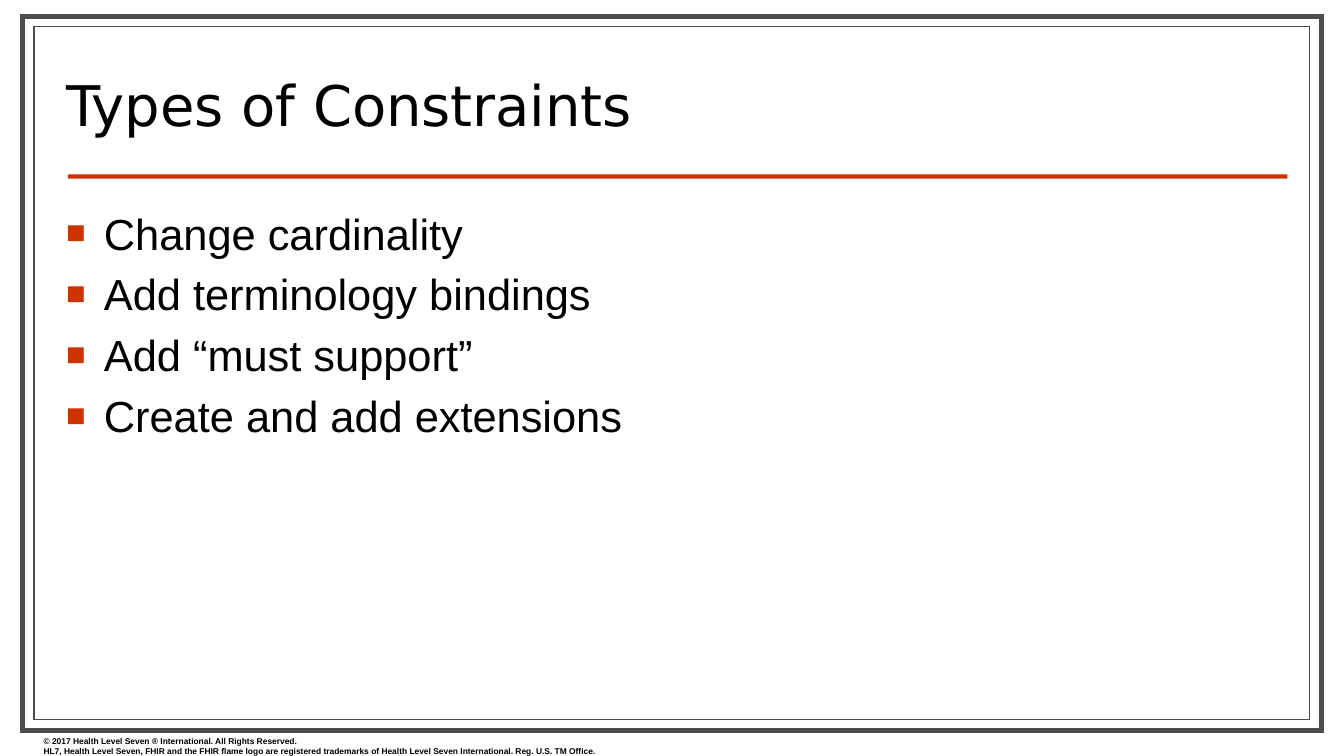
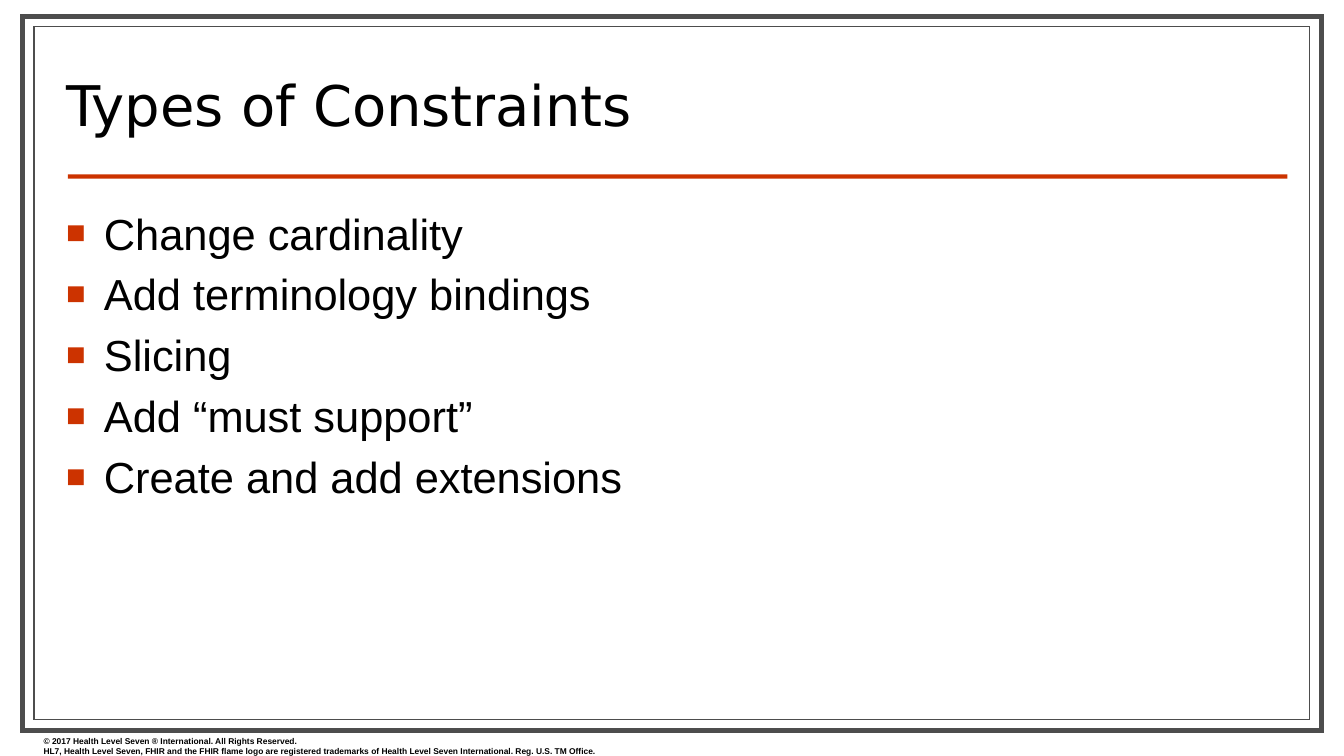
Before and after one commit to FHIR/documents, a slide deck: slide 9 of presentations/2019-09 IG Training/FHIR Profiling - Sarah.pptx. Drawn at 1344x756 pixels with LibreOffice and Linux fonts; fonts in the diff are those of the drawing; background and template pictures are left out. Boxes give left, top, right and bottom in pixels: in the first picture for what was removed or moved away, otherwise in the second. Text is boxed around its words. In the diff, an @@ line names an element or a change of style, - is before the commit and + after.

```diff
--- a/presentations/2019-09 IG Training/FHIR Profiling - Sarah.pptx
+++ b/presentations/2019-09 IG Training/FHIR Profiling - Sarah.pptx
@@ text at (104, 339, 232, 379): paragraph added @@
+■ Slicing
```
Also in this commit, not shown: 10 other slides changed, 4 slides added, 3 slides removed.
